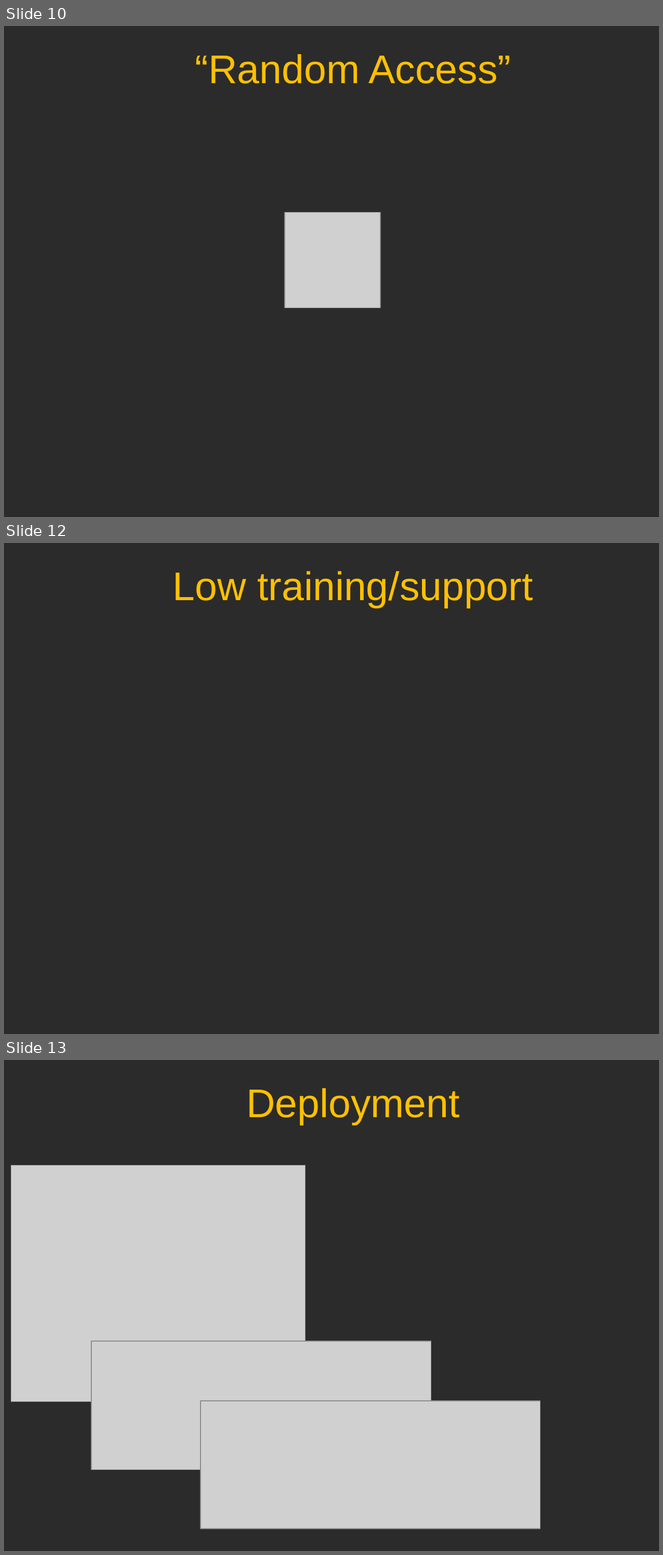
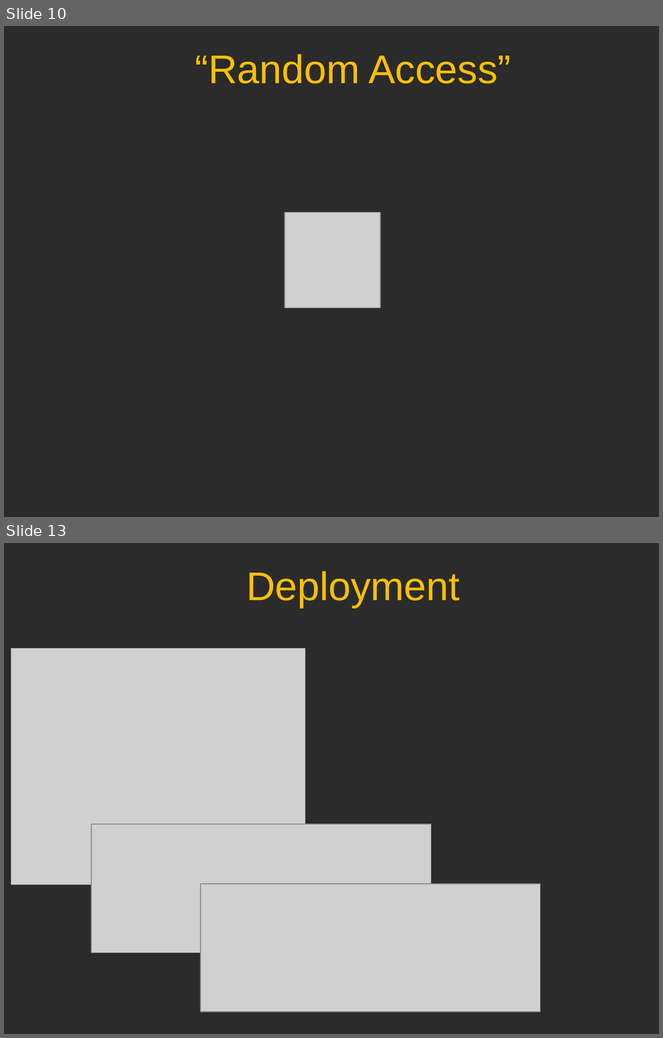
Before and after one commit to sillsdev/wesay, a slide deck: Presentations/CTC2006/V1.ppt. Shown one above the other, each under a label of ours: slides 10, 12 and 13 before the commit, slides 10 and 13 after it; the slides between them are not shown. The pictures are 663x1555 and 663x1038 pixels, drawn with LibreOffice and Linux fonts; fonts in the diff are those of the drawing; grey boxes stand for pictures; background and template pictures are left out; a plain dark background stands for a picture behind light text. Boxes give left, top, right and bottom in pixels: in the first picture for what was removed or moved away, otherwise in the second. Text is boxed around its words. In the diff, an @@ line names an element or a change of style, - is before the commit and + after.

```diff
--- a/Presentations/CTC2006/V1.ppt
+++ b/Presentations/CTC2006/V1.ppt
@@ slide 12 removed at bbox=[4, 543, 659, 1034], background picture (left out) @@
@@ title removed at bbox=[173, 571, 533, 608] @@
-Low training/support
```
Also in this commit, not shown: 3 slides changed, 3 slides added, 3 other slides removed, 3 other files.
